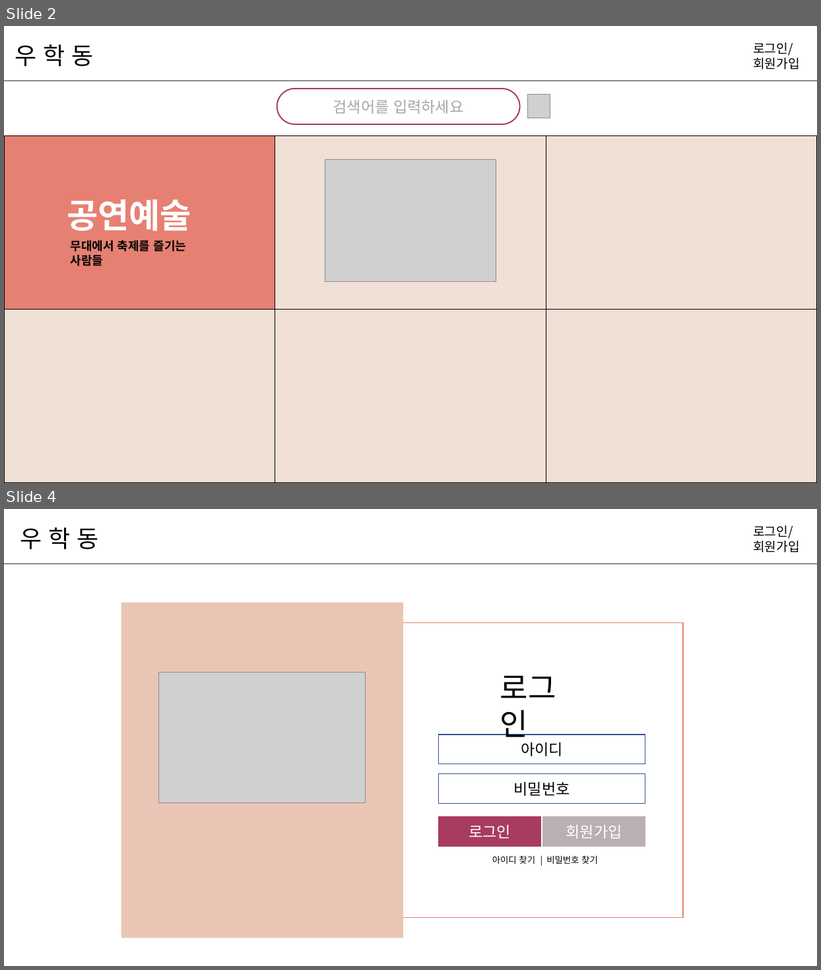
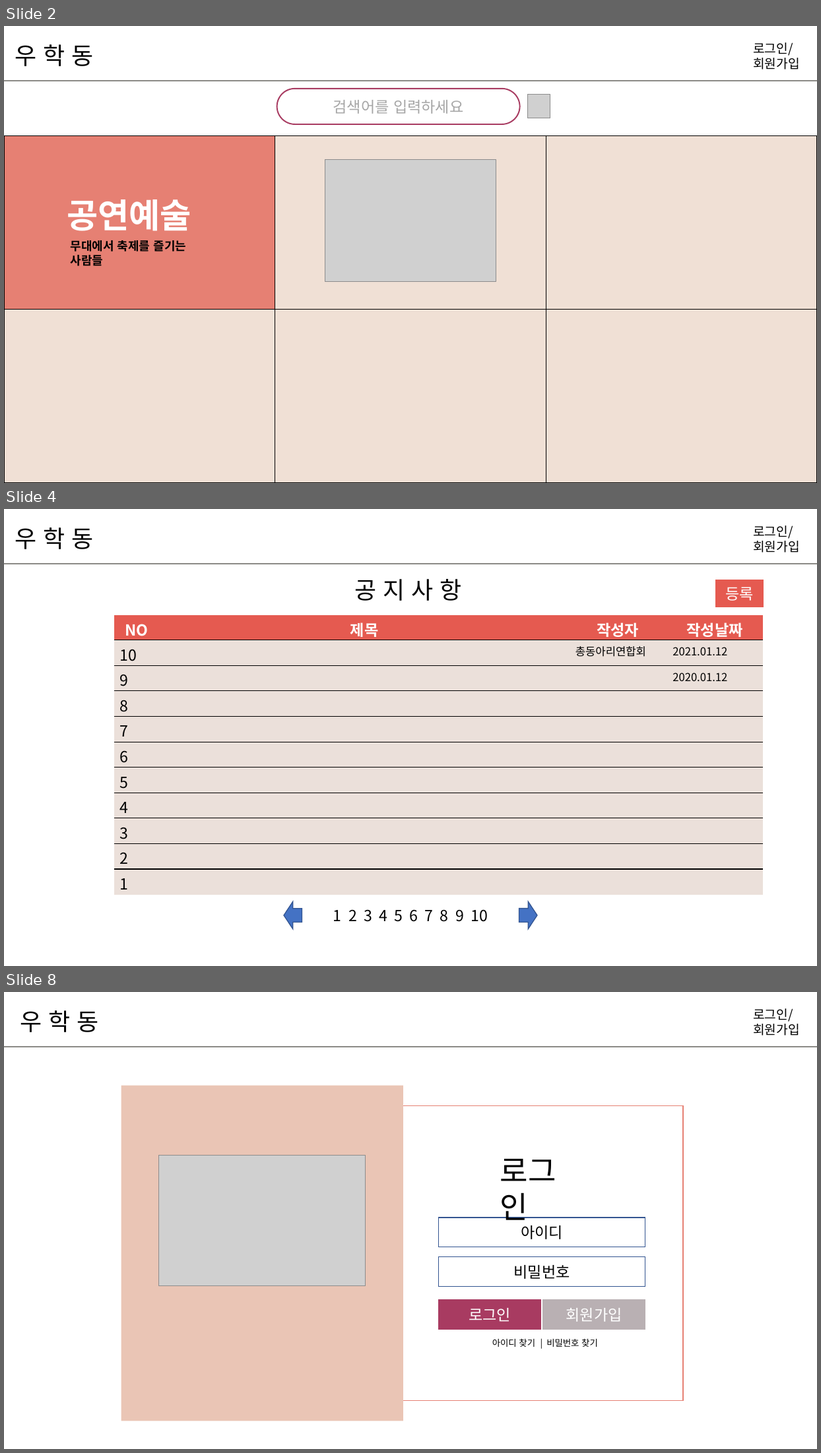
Before and after one commit to hyunniesss/ToyProject, a slide deck: document/와이어프레임/우학동_와이어프레임.pptx. Shown one above the other, each under a label of ours: slides 2 and 4 before the commit, slides 2, 4 and 8 after it; the slides between them are not shown. The pictures are 821x970 and 821x1453 pixels, drawn with LibreOffice and Linux fonts; fonts in the diff are those of the drawing; grey boxes stand for pictures. Boxes give left, top, right and bottom in pixels: in the first picture for what was removed or moved away, otherwise in the second. Text is boxed around its words. In the diff, an @@ line names an element or a change of style, - is before the commit and + after.

```diff
--- a/document/와이어프레임/우학동_와이어프레임.pptx
+++ b/document/와이어프레임/우학동_와이어프레임.pptx
@@ slide 4 added at (4,509,817,966), background #FFFFFF @@
@@ text added at (15,527,93,549), 28 pt, text #000000 @@
+우 학 동
@@ text added at (753,525,800,553), 15 pt, text #000000 @@
+로그인/
+회원가입
@@ line added from (4, 564) to (817, 564), #8B8A86 1.5 pt @@
@@ text added at (355,579,462,601), 28 pt, text #000000 @@
+공 지 사 항
@@ rectangle added at (717,580,764,607), fill #E55A50, outline #E55A50 1 pt, 18 pt, text #FFFFFF @@
+등록
@@ table added at (114,615,764,895), 11 rows, 4 columns @@
+NO | 제목 | 작성자 | 작성날짜
+10 |  | 총동아리연합회 | 2021.01.12
+9 |  |  | 2020.01.12
+8 |  |  | 
+7 |  |  | 
+6 |  |  | 
+5 |  |  | 
+4 |  |  | 
+3 |  |  | 
+2 |  |  | 
+1 |  |  | 
@@ right arrow added at (284,902,302,929), fill #4472C4, outline #325491 1 pt @@
@@ right arrow added at (519,902,538,929), fill #4472C4, outline #325491 1 pt @@
@@ text added at (333,910,488,922), 18 pt, text #000000 @@
+1 2 3 4 5 6 7 8 9 10
@@ what was slide 4 is now slide 8 @@
```
Also in this commit, not shown: 5 slides changed, 9 other slides added, 1 other file.
